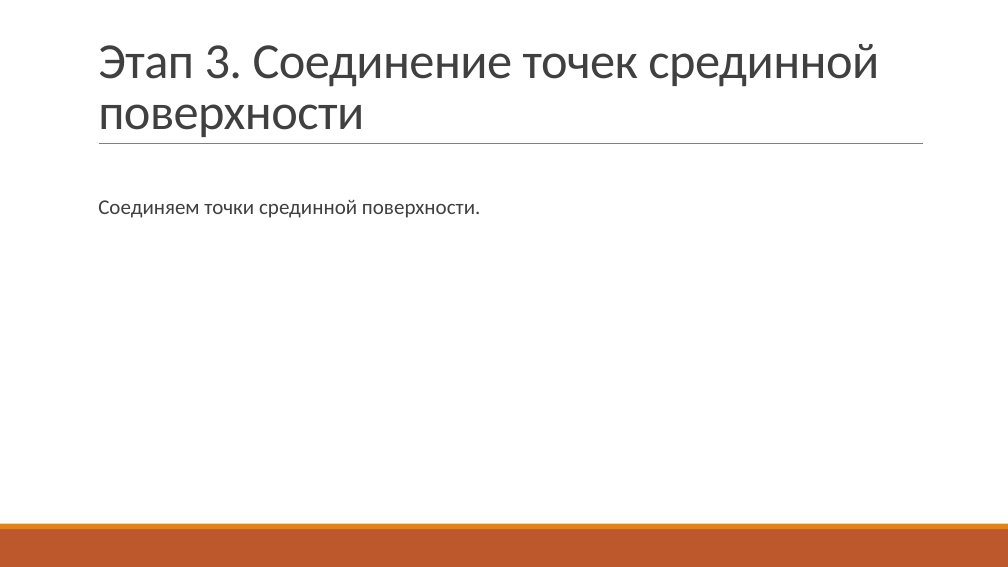
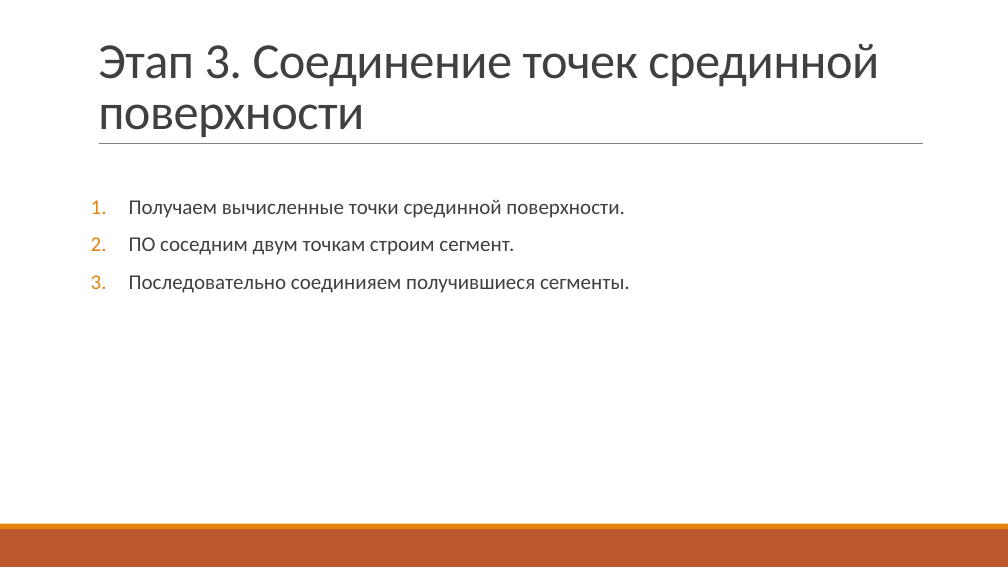
Before and after one commit to UNN-ITMM-AI381607m/middle-surface-proj, a slide deck: slide 11 of doc/publication/презентация.pptx. Drawn at 1008x567 pixels with LibreOffice and Linux fonts; fonts in the diff are those of the drawing. Boxes give left, top, right and bottom in pixels: in the first picture for what was removed or moved away, otherwise in the second. Text is boxed around its words. In the diff, an @@ line names an element or a change of style, - is before the commit and + after.

Commit message:
updated presentation

```diff
--- a/doc/publication/презентация.pptx
+++ b/doc/publication/презентация.pptx
@@ text at [129, 200, 630, 293]: text changed @@
-  Соединяем точки срединной поверхности.
+1. Получаем вычисленные точки срединной поверхности.
+2. ПО соседним двум точкам строим сегмент.
+3. Последовательно соединияем получившиеся сегменты.
```
Also in this commit, not shown: 2 other slides changed.
